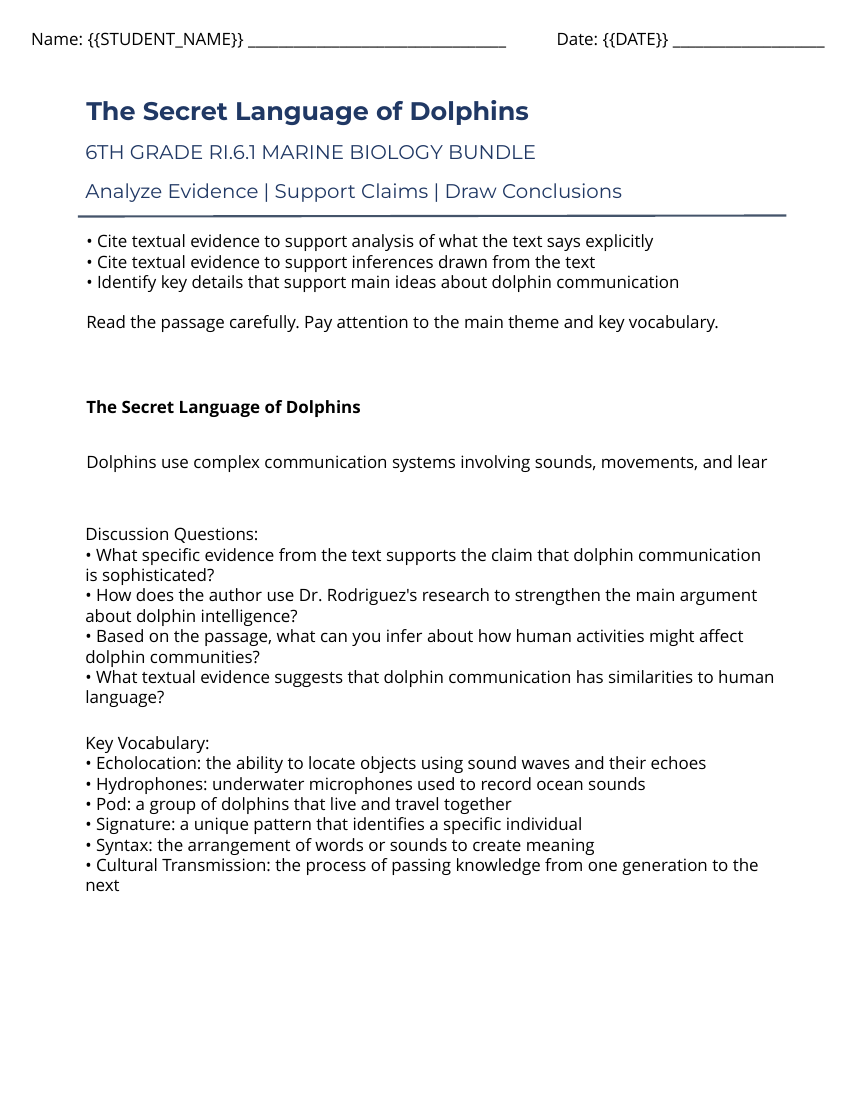
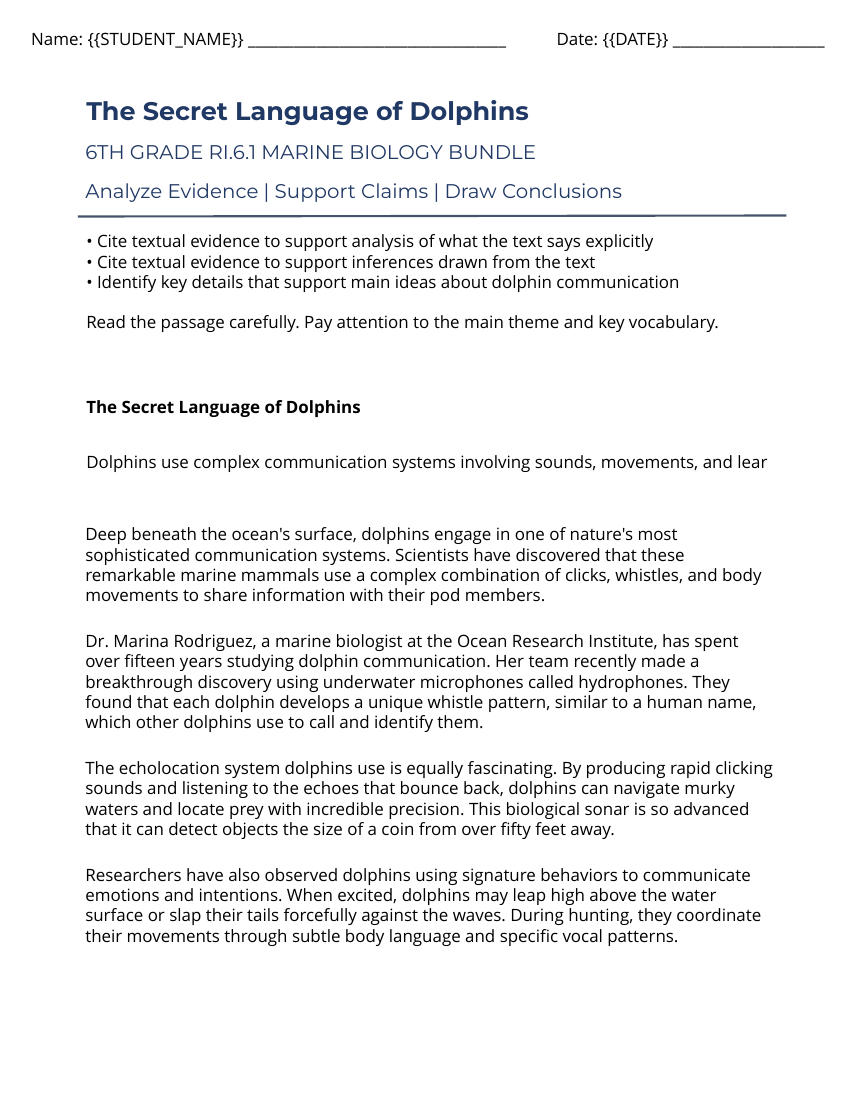
Before and after one commit to buttmazhar844-lang/rbb_engine_backend, a slide deck: slide 1 of rbb-drive/product_3/anchor_reading_passage.pptx. Drawn at 865x1120 pixels with LibreOffice and Linux fonts; fonts in the diff are those of the drawing; background and template pictures are left out. Boxes give left, top, right and bottom in pixels: in the first picture for what was removed or moved away, otherwise in the second. Text is boxed around its words. In the diff, an @@ line names an element or a change of style, - is before the commit and + after.

```diff
--- a/rbb-drive/product_3/anchor_reading_passage.pptx
+++ b/rbb-drive/product_3/anchor_reading_passage.pptx
@@ text at box(85, 527, 773, 946): text changed @@
-Discussion Questions:
-• What specific evidence from the text supports the claim that dolphin communication is sophisticated?
-• How does the author use Dr. Rodriguez's research to strengthen the main argument about dolphin intelligence?
-• Based on the passage, what can you infer about how human activities might affect dolphin communities?
-• What textual evidence suggests that dolphin communication has similarities to human language?
-Key Vocabulary:
-• Echolocation: the ability to locate objects using sound waves and their echoes
-• Hydrophones: underwater microphones used to record ocean sounds
-• Pod: a group of dolphins that live and travel together
-• Signature: a unique pattern that identifies a specific individual
-• Syntax: the arrangement of words or sounds to create meaning
-• Cultural Transmission: the process of passing knowledge from one generation to the next
+Deep beneath the ocean's surface, dolphins engage in one of nature's most sophisticated communication systems. Scientists have discovered that these remarkable marine mammals use a complex combination of clicks, whistles, and body movements to share information with their pod members.
+Dr. Marina Rodriguez, a marine biologist at the Ocean Research Institute, has spent over fifteen years studying dolphin communication. Her team recently made a breakthrough discovery using underwater microphones called hydrophones. They found that each dolphin develops a unique whistle pattern, similar to a human name, which other dolphins use to call and identify them.
+The echolocation system dolphins use is equally fascinating. By producing rapid clicking sounds and listening to the echoes that bounce back, dolphins can navigate murky waters and locate prey with incredible precision. This biological sonar is so advanced that it can detect objects the size of a coin from over fifty feet away.
+Researchers have also observed dolphins using signature behaviors to communicate emotions and intentions. When excited, dolphins may leap high above the water surface or slap their tails forcefully against the waves. During hunting, they coordinate their movements through subtle body language and specific vocal patterns.
```
Also in this commit, not shown: 19 other files.
